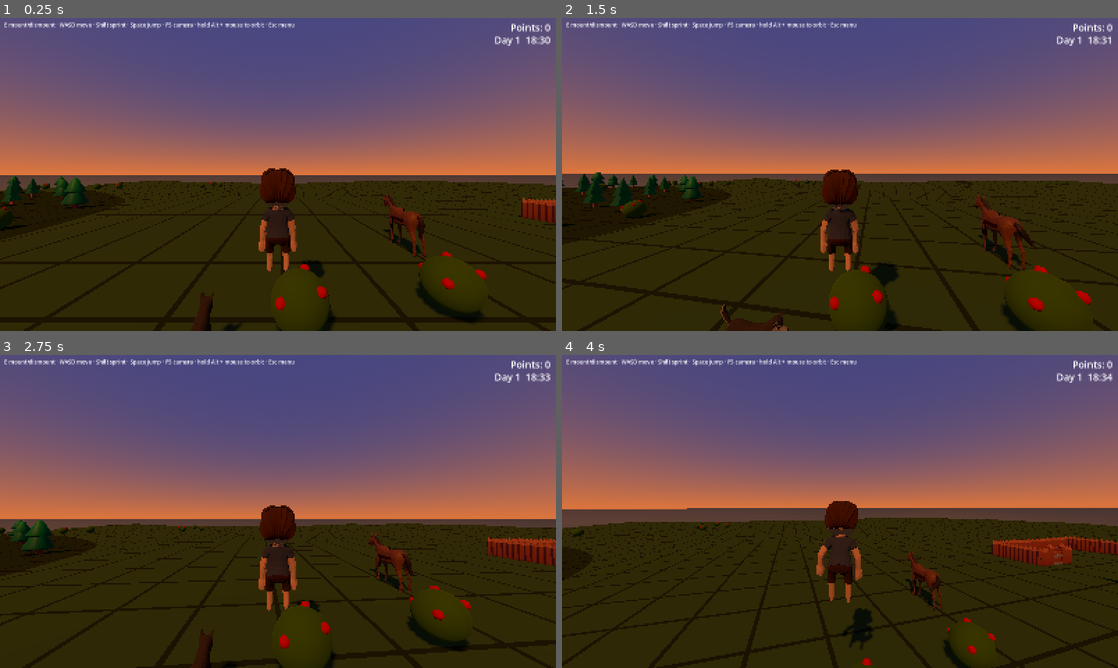
Above: before the commit, frames 1-4 (two rows, left to right).
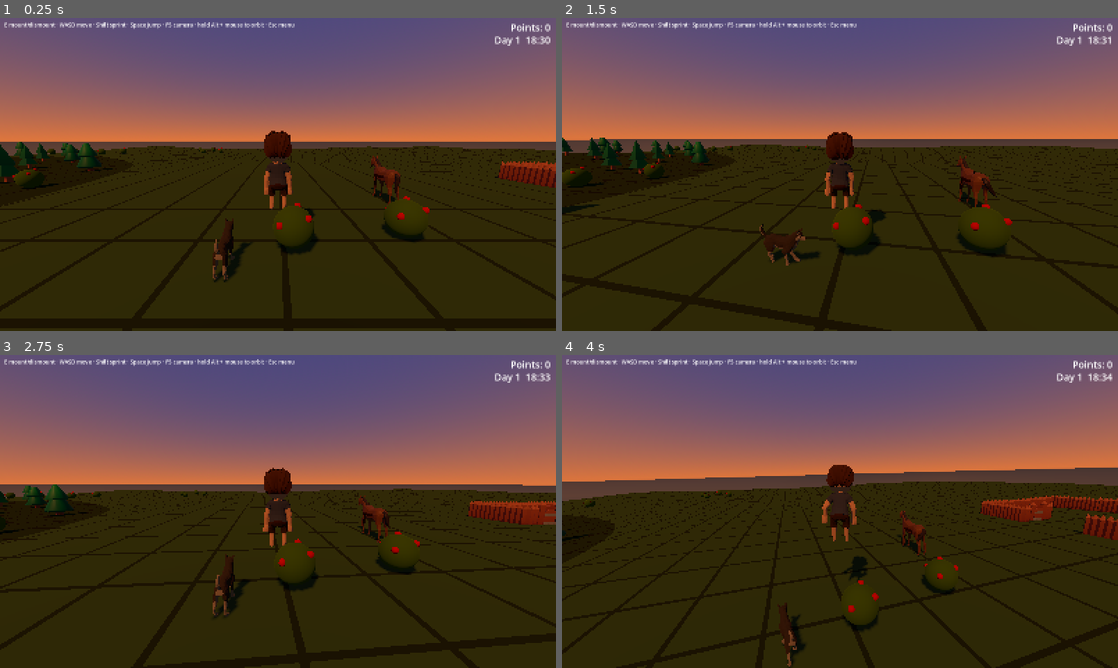
Above: after the commit, the same moments.

Repository: forsman5/sitka
Game: Godot game, scene res://scenes/on_foot/on_foot.tscn
Two runs of this game, one before a commit and one after it. Both use one fixed random seed, a clock stepped at 60 frames per second and the inputs below. This scene is started directly instead of the project's main scene.
Inputs (mouse positions are in pixels of both pictures, inside the frame that each line leads up to):
- Up to frame 1 (0.25 s): no input
- Up to frame 2 (1.5 s): tap Enter at 0.5 s; move the mouse to (867, 174) at 0.52 s; hold Q 0.53-1.28 s; hold Up (ui_up) from 0.53 s (still down); click (867, 174) at 0.67 s; tap Space at 0.77 s; move the mouse to (812, 174) at 1.27 s; tap E at 1.35 s; click (812, 174) at 1.42 s
- Up to frame 3 (2.75 s): keep holding Up (ui_up); tap Space at 1.52 s; move the mouse to (289, 505) at 2.02 s; hold Alt from 2.03 s (still down); click (289, 505) at 2.17 s
- Up to frame 4 (4 s): keep holding Up (ui_up); tap Space at 2.75, 3.02, 3.77 s; move the mouse to (834, 517) at 2.77 s; release Alt at 2.78 s; tap Shift at 2.85 s; click (834, 517) at 2.92 s; move the mouse to (878, 514) at 3.52 s; tap F at 3.6 s; click (878, 514) at 3.67 s

The runs differ from the first frame. In frame 1, 41% of the frame differs, in the area x 0-100%, y 14-100%; in frame 2, 41%; in frame 3, 40%; in frame 4, 42%, in the area x 0-100%, y 7-100%.

Commit message:
Frame full body in third-person orbit

Diff:
--- a/scripts/on_foot/on_foot_player.gd
+++ b/scripts/on_foot/on_foot_player.gd
@@ -18,6 +18,7 @@
 @export var bob_amount: float = 0.04
 @export var bob_frequency: float = 2.2
 @export var third_person_distance: float = 3.2
+@export var third_person_pivot_height: float = 0.8
 @export var bark_cooldown: float = 0.45
 ## A bark carries this many times farther than the normal scare radius.
 @export var bark_range_multiplier: float = 2.0
@@ -61,7 +62,7 @@
 		"capsule_radius": 0.35,
 		"capsule_height": 1.8,
 		"eye_height": 1.65,
-		"third_person_distance": 3.2,
+		"third_person_distance": 4.2,
 		"walk_speed": 5.0,
 		"sprint_speed": 8.5,
 		"jump_height": 1.2,
@@ -113,6 +114,7 @@
 var _foot_camera_mode: int = CameraMode.THIRD_BACK
 var _camera_mode: int = CameraMode.THIRD_BACK
 var _orbit_yaw: float = 0.0
+var _third_person_pitch: float = -0.18
 var _bark_player: AudioStreamPlayer3D
 var _bark_cooldown_left: float = 0.0
 var _bark_anim_left: float = 0.0
@@ -170,6 +172,7 @@
 	_arm.shape = SphereShape3D.new()
 	(_arm.shape as SphereShape3D).radius = 0.2
 	_arm.margin = 0.1
+	_arm.collision_mask = 1 | 2
 	_arm.add_excluded_object(get_rid())
 	_head.add_child(_arm)
 
@@ -217,8 +220,14 @@
 			_arm.rotation.y = _camera_base_yaw() + _orbit_yaw
 		else:
 			rotate_y(-event.relative.x * mouse_sensitivity)
-		_pitch = clampf(_pitch - event.relative.y * mouse_sensitivity, -PI * 0.495, PI * 0.495)
-		_head.rotation.x = _pitch
+		if _camera_mode == CameraMode.FIRST_PERSON:
+			_pitch = clampf(_pitch - event.relative.y * mouse_sensitivity, -PI * 0.495, PI * 0.495)
+			_head.rotation.x = _pitch
+		else:
+			# Negative pitch places the camera above the low pivot and looks down
+			# across the body. Keep it from swinging beneath the ground plane.
+			_third_person_pitch = clampf(_third_person_pitch - event.relative.y * mouse_sensitivity, -0.9, 0.08)
+			_head.rotation.x = _third_person_pitch
 	elif event is InputEventMouseButton and event.pressed and event.button_index == MOUSE_BUTTON_LEFT 			and Input.mouse_mode == Input.MOUSE_MODE_CAPTURED:
 		if _weapon != "":
 			attack()
@@ -351,6 +360,7 @@
 	_arm.spring_length = 0.0 if mode == CameraMode.FIRST_PERSON else third_person_distance
 	# Rotating the arm half a turn puts the camera in front, looking back at us.
 	_arm.rotation.y = _camera_base_yaw() + _orbit_yaw
+	_head.rotation.x = _pitch if mode == CameraMode.FIRST_PERSON else _third_person_pitch
 
 func _camera_base_yaw() -> float:
 	return PI if _camera_mode == CameraMode.THIRD_FRONT else 0.0
@@ -632,7 +642,8 @@
 		_bob_t += delta * bob_frequency * horiz_speed
 		bob = sin(_bob_t) * bob_amount * clampf(horiz_speed / walk_speed, 0.0, 1.5)
 	_land_dip = move_toward(_land_dip, 0.0, delta * 0.6)
-	var target_y := eye_height + bob - _land_dip
+	var pivot_height := eye_height if _camera_mode == CameraMode.FIRST_PERSON else third_person_pivot_height
+	var target_y := pivot_height + bob - _land_dip
 	_head.position.y = lerpf(_head.position.y, target_y, clampf(delta * 25.0, 0.0, 1.0))
 
 func _update_animation() -> void:
